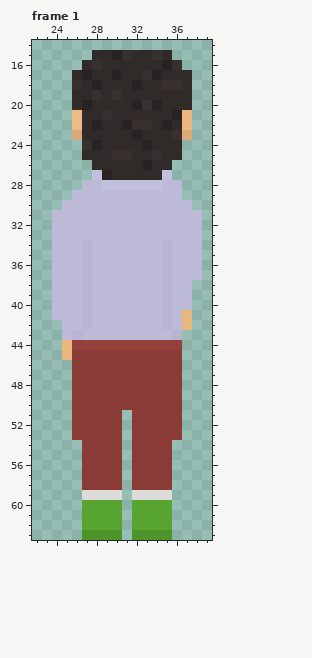
File history of a pixel-art file, Assets/art/hamilton/HamiltonEast/Bank/Characters/LineWaiter2/LineWaiter2IdleUp.aseprite. Above is the file before it was changed.
64x64 pixels, 2 frames. Pixels under 10% opacity are left out. Colours within 5 levels of each other are drawn and written as one. Shown: frame 1: x 22..39, y 14..63. The commit also changed other frames, which this record leaves out.
And afterwards:
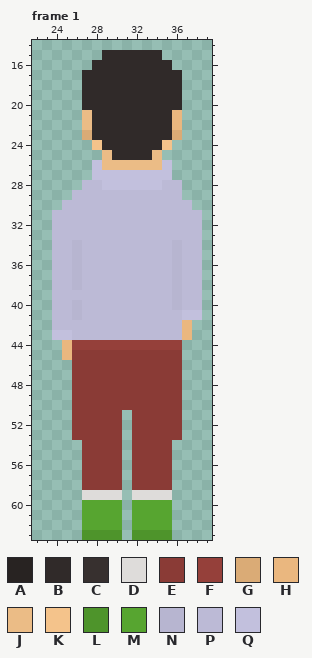
Palette (. is transparent): A #282322  B #302a29  C #37302f  D #dedcda  E #8a3b36  F #95403a  G #daab76  H #eab77f  J #ebbc86  K #f4c38b  L #4e942b  M #57a530  N #b7b5d0  P #bcbad6  Q #c2c0dd
From old to new:
--- frame 1
@@ x 22..39 @@
 14 ..................
-15 ......BBACBBCB....
-16 .....BCBBBBBBAC...
-17 ....BABBABBCABBB..
-18 ....CBABBBABBCCB..
-19 ....BBCBCBBBBBBB..
-20 ....BABBBBACABBB..
-21 ....JBBCBBBBBBAH..
-22 ....JBABBACCBABH..
-23 ....GBBBBBABBBCG..
-24 .....CABBBBABBB...
-25 .....BBBCCBBCBB...
-26 ......BBBBBABB....
-27 ......QABBBBBQ....
+15 .......BBBBBB.....
+16 ......BBBBBBBB....
+17 .....BBBBBBBBBB...
+18 .....BBBBBBBBBB...
+19 .....BBBBBBBBBB...
+20 .....BBBBBBBBBB...
+21 .....JBBBBBBBBH...
+22 .....JBBBBBBBBH...
+23 .....GBBBBBBBBG...
+24 ......KBBBBBBK....
+25 .......JBBBBJ.....
+26 ......QJJJJJJQ....
+27 ......QQQQQQQQ....
 28 .....PPQQQQQQPP...
@@ x 22..39 @@
 33 ..PPPPPPPPPPPPPPP.
-34 ..PPPNPPPPPPPNPPP.
-35 ..PPPNPPPPPPPNPPP.
-36 ..PPPNPPPPPPPNPPP.
-37 ..PPPNPPPPPPPNPPP.
-38 ..PPPNPPPPPPPNPP..
-39 ..PPPNPPPPPPPNPP..
-40 ..PPPNPPPPPPPNPP..
-41 ..PPPNPPPPPPPNPH..
-42 ...PPNPPPPPPPNPH..
-43 ...PNPPPPPPPPPN...
+34 ..PPNPPPPPPPPPNPP.
+35 ..PPNPPPPPPPPPNPP.
+36 ..PPNPPPPPPPPPNPP.
+37 ..PPNPPPPPPPPPNPP.
+38 ..PPNPPPPPPPPPNPP.
+39 ..PPPPPPPPPPPPNPP.
+40 ..PPNPPPPPPPPPNPP.
+41 ..PPNPPPPPPPPPPQQ.
+42 ..PPPPPPPPPPPPPH..
+43 ..QQPPPPPPPPPPPH..
 44 ...HFFFFFFFFFFF...
